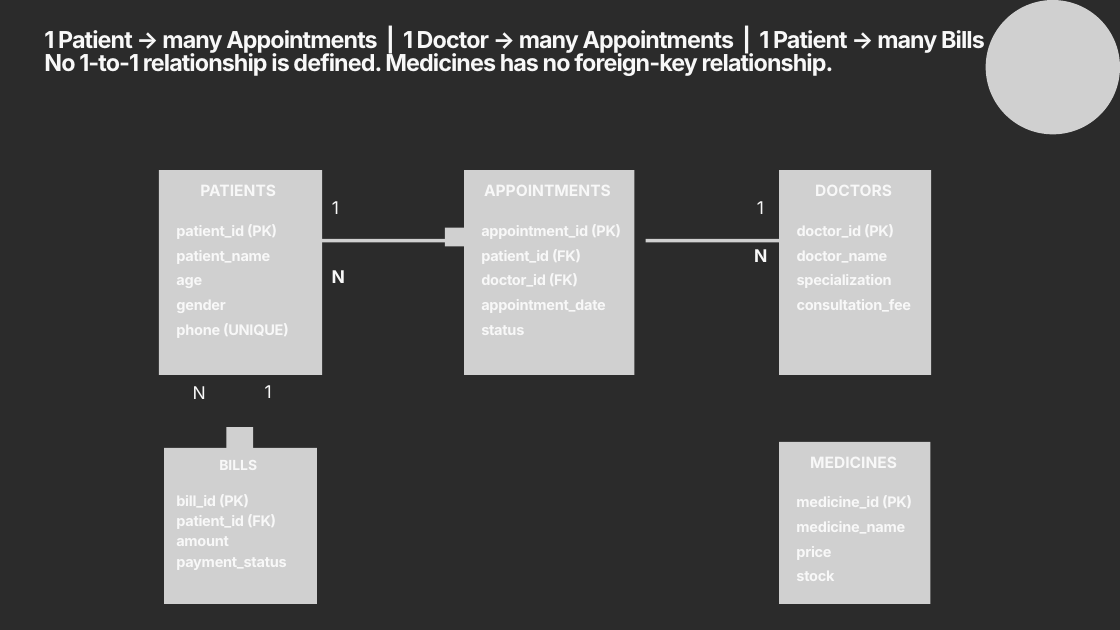
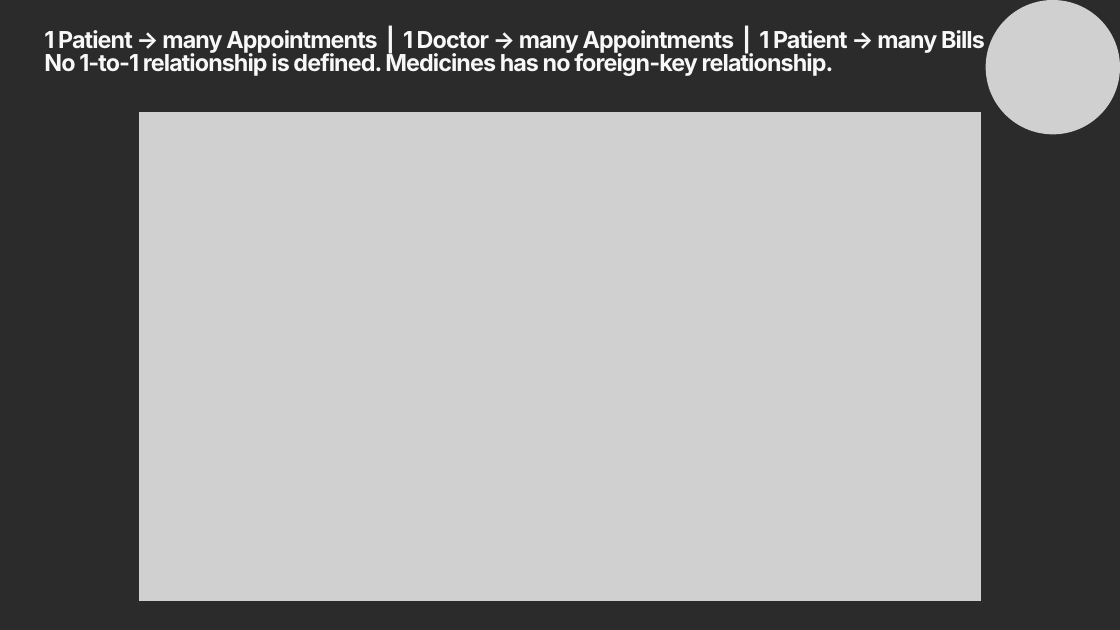
Before and after one commit to justmakeitup/LifeBridgePro, a slide deck: slide 3 of LifeBridgePro SQL Deck.pptx. Drawn at 1120x630 pixels with LibreOffice and Linux fonts; fonts in the diff are those of the drawing; grey boxes stand for pictures; background and template pictures are left out; a plain dark background stands for a picture behind light text. Boxes give left, top, right and bottom in pixels: in the first picture for what was removed or moved away, otherwise in the second. Text is boxed around its words. In the diff, an @@ line names an element or a change of style, - is before the commit and + after.

Commit message:
Update presentation deck: LifeBridgePro SQL Deck.pptx

```diff
--- a/LifeBridgePro SQL Deck.pptx
+++ b/LifeBridgePro SQL Deck.pptx
@@ picture added at box(139, 113, 981, 601) @@
@@ picture removed at box(158, 170, 322, 375) @@
@@ picture removed at box(464, 170, 634, 375) @@
@@ picture removed at box(779, 170, 931, 375) @@
@@ text removed at box(200, 182, 276, 201) @@
-PATIENTS
@@ text removed at box(332, 201, 339, 214) @@
-1
@@ text removed at box(484, 182, 611, 201) @@
-APPOINTMENTS
@@ text removed at box(757, 201, 764, 214) @@
-1
@@ text removed at box(815, 182, 892, 201) @@
-DOCTORS
@@ text removed at box(176, 222, 289, 339) @@
-patient_id (PK)
-patient_name
-age
-gender
-phone (UNIQUE)
@@ picture removed at box(321, 239, 454, 242) @@
@@ picture removed at box(445, 227, 465, 246) @@
@@ text removed at box(481, 222, 621, 339) @@
-appointment_id (PK)
-patient_id (FK)
-doctor_id (FK)
-appointment_date
-status
@@ picture removed at box(646, 239, 780, 242) @@
@@ text removed at box(797, 222, 912, 315) @@
-doctor_id (PK)
-doctor_name
-specialization
-consultation_fee
@@ text removed at box(754, 249, 767, 262) @@
-N
@@ text removed at box(332, 270, 345, 283) @@
-N
@@ text removed at box(193, 386, 206, 399) @@
-N
@@ text removed at box(265, 385, 272, 398) @@
-1
@@ picture removed at box(164, 448, 317, 604) @@
@@ picture removed at box(226, 427, 253, 451) @@
@@ picture removed at box(779, 442, 930, 604) @@
@@ text removed at box(219, 457, 257, 474) @@
-BILLS
@@ text removed at box(810, 454, 897, 473) @@
-MEDICINES
@@ text removed at box(176, 492, 286, 571) @@
-bill_id (PK)
-patient_id (FK)
-amount
-payment_status
@@ text removed at box(796, 493, 912, 586) @@
-medicine_id (PK)
-medicine_name
-price
-stock
```
